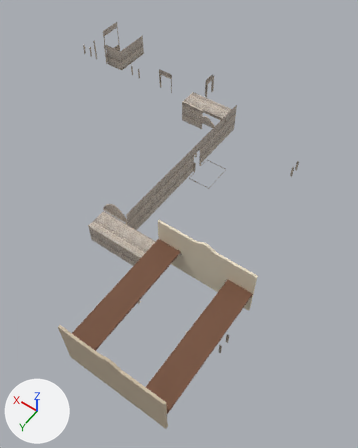
The glTF model assets/models/runtime/architecture/first_court_joints.glb as it was, and as the next commit left it.
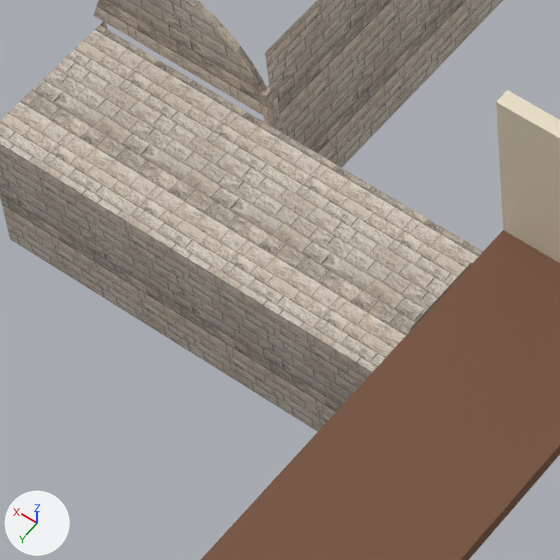
The first picture shows the older version from a 50 mm lens placed at (-33.7, 29.8, 63.9), pointed at (-3.2, -12.9, -3.2). The close-ups show the older and then the newer version on the part from 25% to 46% of the width and 46% to 63% of the height of that picture. Only the edits that show in the close-ups are written down. The axes (+X, +Y, +Z) are drawn at lower left. The lights are the same throughout. Where no turn or scale is listed for an object, it has been applied to the vertices.

The first close-up shows 'CloisterJoints stone joints', 'GatehouseJoints north gable', 'GatehouseJoints soffit' and 1 more.
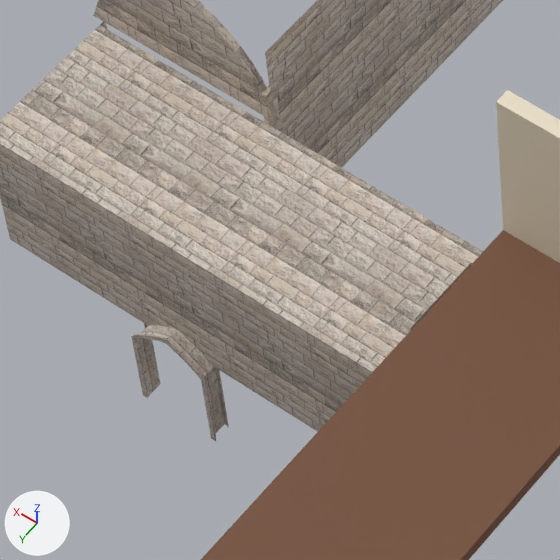
What differs and where, as boxes [x1, y1, x2, y2] in the close-ups (560 x 560 px):
'Fitted limestone arch and jambs', added
    after: [131, 323, 229, 441]

What changed in the scene script:
```text
Add me_fitted_limestone_arch_and_jambs:
    me_fitted_limestone_arch_and_jambs.from_pydata(...)  # 114 vertices, 180 faces; spans x -1.02..1.02, y -0.22..0.22, z -2.25..0.75
    me_fitted_limestone_arch_and_jambs.materials.append(mat_existing_weathered_stone)  # picture img_stone
Add ob_fitted_limestone_arch_and_jambs:
    ob_fitted_limestone_arch_and_jambs = bpy.data.objects.new('Fitted limestone arch and jambs', me_fitted_limestone_arch_and_jambs)
    ob_fitted_limestone_arch_and_jambs.location = (0.0, 0.0, 0.0)
```
